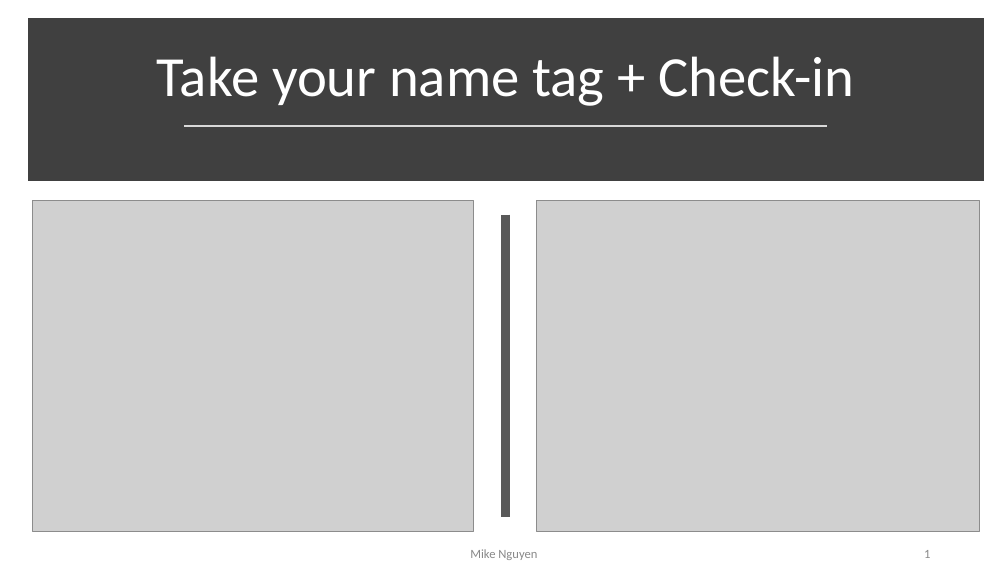
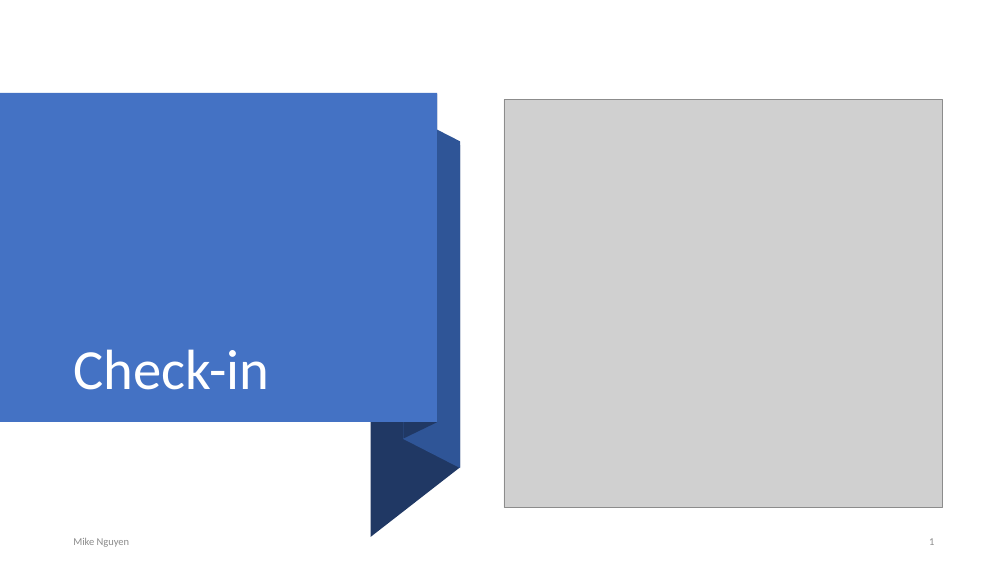
Before and after one commit to mikenguyen13/mar4050_S23_2, a slide deck: slide 1 of lectures/2/2_Problem & Intro to Project.pptx. Drawn at 1008x567 pixels with LibreOffice and Linux fonts; fonts in the diff are those of the drawing; grey boxes stand for pictures. Boxes give left, top, right and bottom in pixels: in the first picture for what was removed or moved away, otherwise in the second. Text is boxed around its words. In the diff, an @@ line names an element or a change of style, - is before the commit and + after.

```diff
--- a/lectures/2/2_Problem & Intro to Project.pptx
+++ b/lectures/2/2_Problem & Intro to Project.pptx
@@ rectangle removed at [33, 23, 979, 176] @@
@@ rectangle added at [0, 93, 437, 422], fill #4472C4 @@
@@ freeform shape added at [403, 112, 460, 468], fill #2F5597 @@
@@ freeform shape added at [404, 94, 438, 439], fill #203864 @@
@@ picture: place and size @@
-picture at [537, 200, 980, 531]
+picture at [504, 100, 942, 508]
@@ line removed from (185, 126) to (827, 126) @@
@@ freeform shape added at [371, 145, 460, 537], fill #203864 @@
@@ picture removed at [33, 200, 474, 531] @@
@@ line removed from (506, 215) to (506, 517) @@
@@ title at [73, 349, 269, 390]: text changed @@
-Take your name tag + Check-in
+Check-in
@@ text "Mike Nguyen": place and size @@
-text "Mike Nguyen" at [470, 549, 537, 560]
+text "Mike Nguyen" at [73, 538, 130, 547]
@@ text "Mike Nguyen" at [73, 538, 130, 547]: size 12 to 10 pt, text colour #898989 to #8C8C8C; alignment centre to left @@
@@ page number: place and size @@
-page number at [924, 550, 930, 558]
+page number at [929, 538, 934, 545]
@@ page number at [929, 538, 934, 545]: size 12 to 10 pt, text colour #898989 to #8C8C8C @@
```
Also in this commit, not shown: 2 other slides changed, 3 slides removed.
